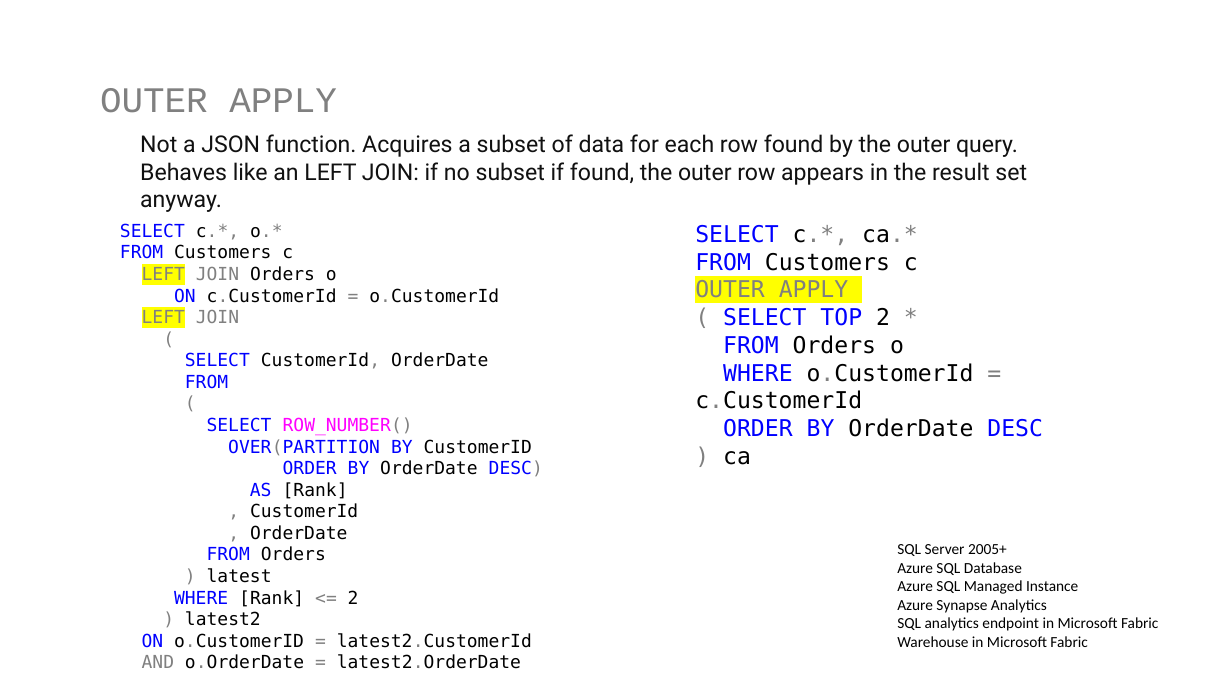
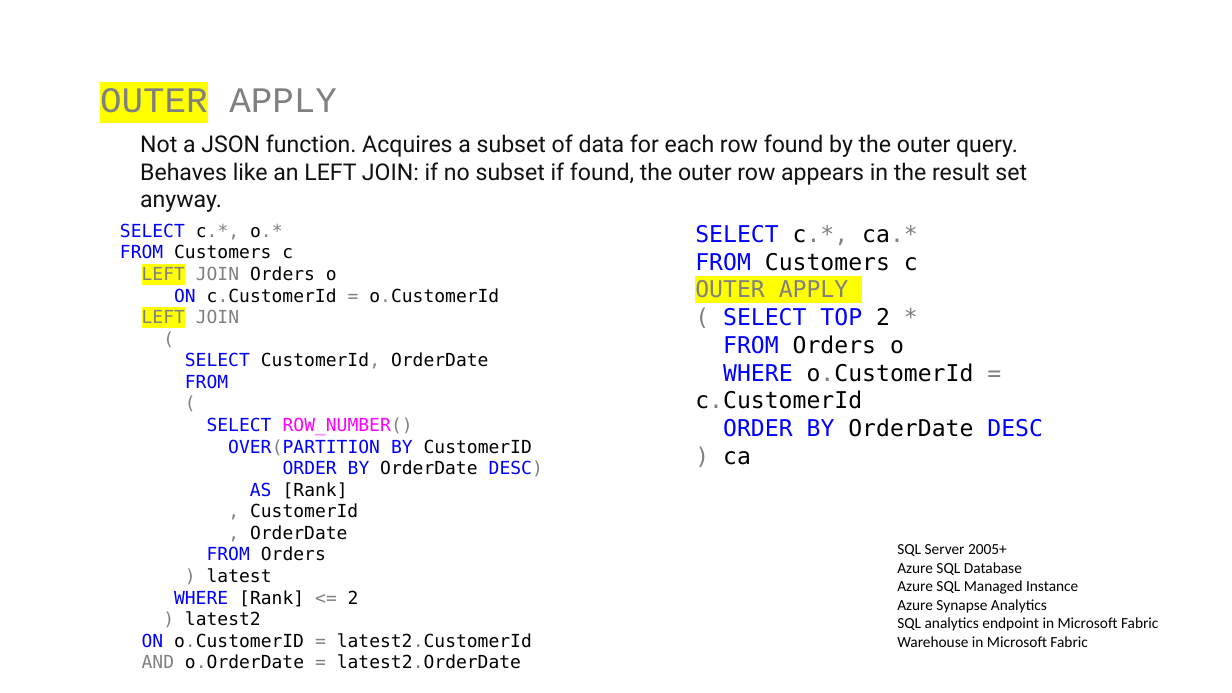
Before and after one commit to jbfoushee/MyPresentations, a slide deck: slide 54 of TSQL_JSON_Operators/TSQL_JSON_Operators.pptx (slide 53 before the commit). Drawn at 1232x693 pixels with LibreOffice and Linux fonts; fonts in the diff are those of the drawing. Boxes give left, top, right and bottom in pixels: in the first picture for what was removed or moved away, otherwise in the second. Text is boxed around its words. In the diff, an @@ line names an element or a change of style, - is before the commit and + after.

```diff
--- a/TSQL_JSON_Operators/TSQL_JSON_Operators.pptx
+++ b/TSQL_JSON_Operators/TSQL_JSON_Operators.pptx
@@ text "OUTER APPLY" at [100,88,337,113]: highlight none to #FFFF00 in "OUTER" @@
```
Also in this commit, not shown: 3 other slides changed, 1 slide added, 5 other files.
